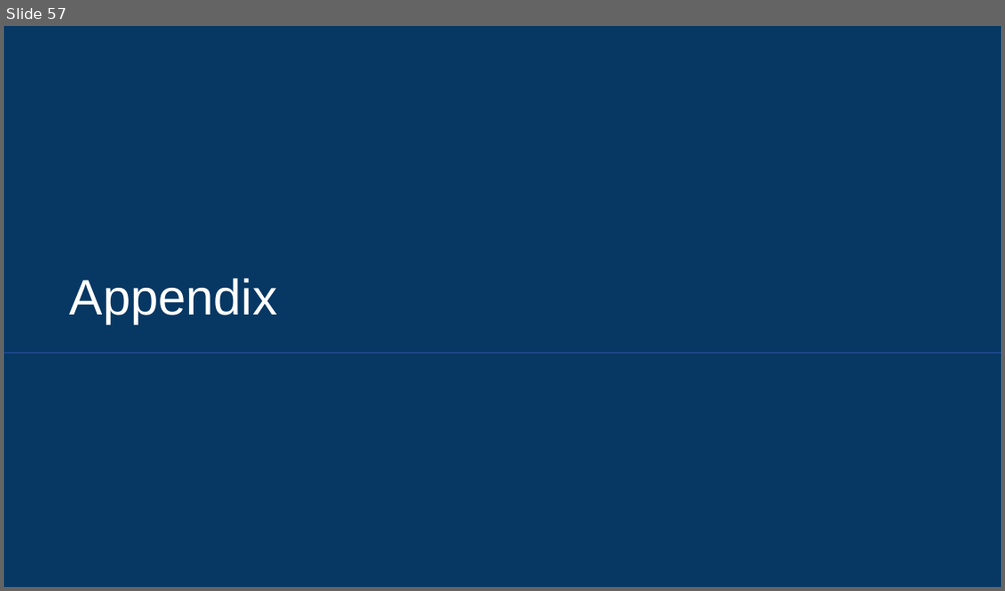
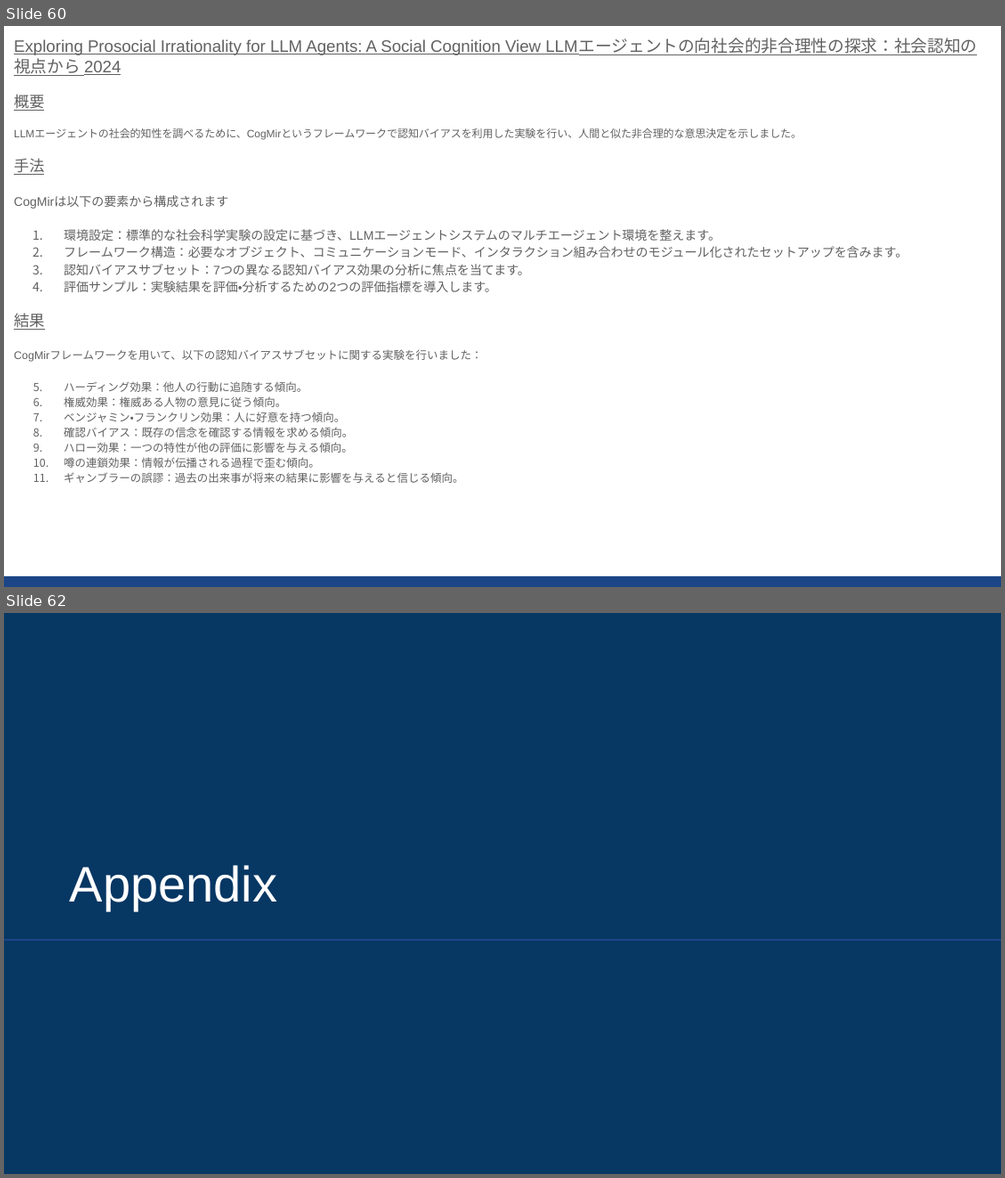
Before and after one commit to sekihan02/code_sundbox, a slide deck: 2024_LLM論文要約_5.pptx. Shown one above the other, each under a label of ours: slide 57 before the commit, slides 60 and 62 after it; the slides between them are not shown. The pictures are 1005x591 and 1005x1178 pixels, drawn with LibreOffice and Linux fonts; fonts in the diff are those of the drawing. Boxes give left, top, right and bottom in pixels: in the first picture for what was removed or moved away, otherwise in the second. Text is boxed around its words. In the diff, an @@ line names an element or a change of style, - is before the commit and + after.

```diff
--- a/2024_LLM論文要約_5.pptx
+++ b/2024_LLM論文要約_5.pptx
@@ slide 60 added at (4, 26, 1001, 587), background #FFFFFF @@
@@ text added at (14, 39, 977, 483), 8 pt, text #616161 @@
+Exploring Prosocial Irrationality for LLM Agents: A Social Cognition View LLMエージェントの向社会的非合理性の探求：社会認知の視点から 2024
+概要
+LLMエージェントの社会的知性を調べるために、CogMirというフレームワークで認知バイアスを利用した実験を行い、人間と似た非合理的な意思決定を示しました。
+手法
+CogMirは以下の要素から構成されます
+1. 環境設定：標準的な社会科学実験の設定に基づき、LLMエージェントシステムのマルチエージェント環境を整えます。
+2. フレームワーク構造：必要なオブジェクト、コミュニケーションモード、インタラクション組み合わせのモジュール化されたセットアップを含みます。
+3. 認知バイアスサブセット：7つの異なる認知バイアス効果の分析に焦点を当てます。
+4. 評価サンプル：実験結果を評価・分析するための2つの評価指標を導入します。
+結果
+CogMirフレームワークを用いて、以下の認知バイアスサブセットに関する実験を行いました：
+1. ハーディング効果：他人の行動に追随する傾向。
+2. 権威効果：権威ある人物の意見に従う傾向。
+3. ベンジャミン・フランクリン効果：人に好意を持つ傾向。
+4. 確認バイアス：既存の信念を確認する情報を求める傾向。
+5. ハロー効果：一つの特性が他の評価に影響を与える傾向。
+6. 噂の連鎖効果：情報が伝播される過程で歪む傾向。
+7. ギャンブラーの誤謬：過去の出来事が将来の結果に影響を与えると信じる傾向。
@@ rectangle added at (4, 576, 1001, 587), fill #1C4587 @@
@@ what was slide 57 is now slide 62 @@
```
Also in this commit, not shown: 4 other slides added, 3 other files.
